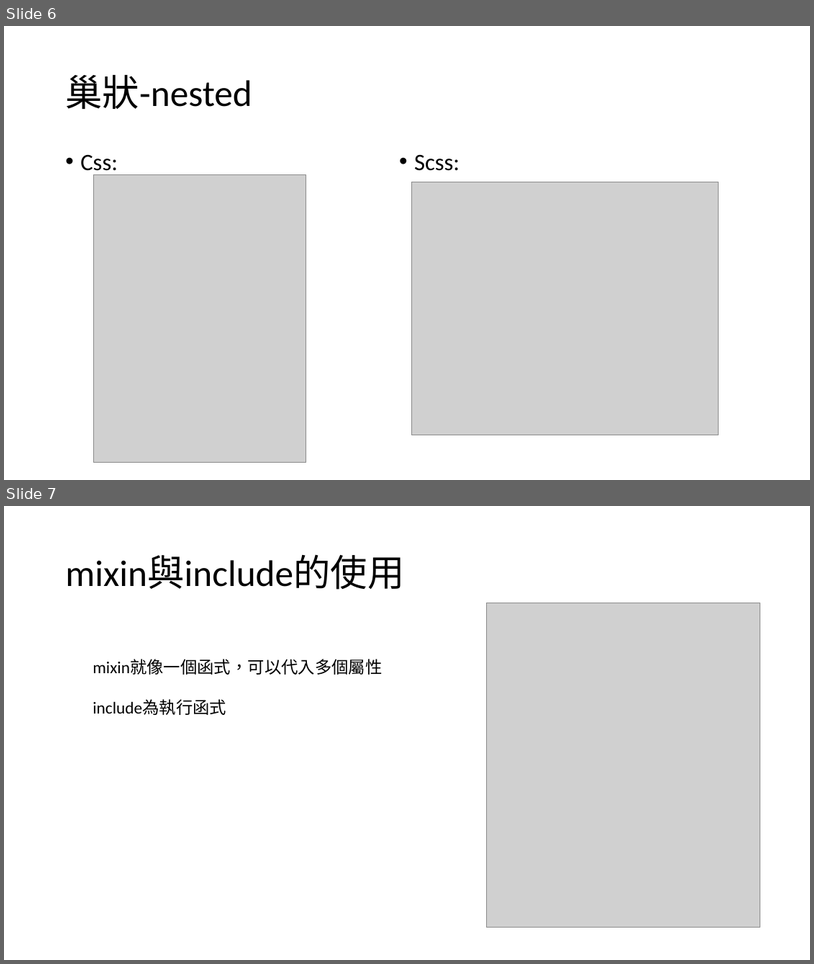
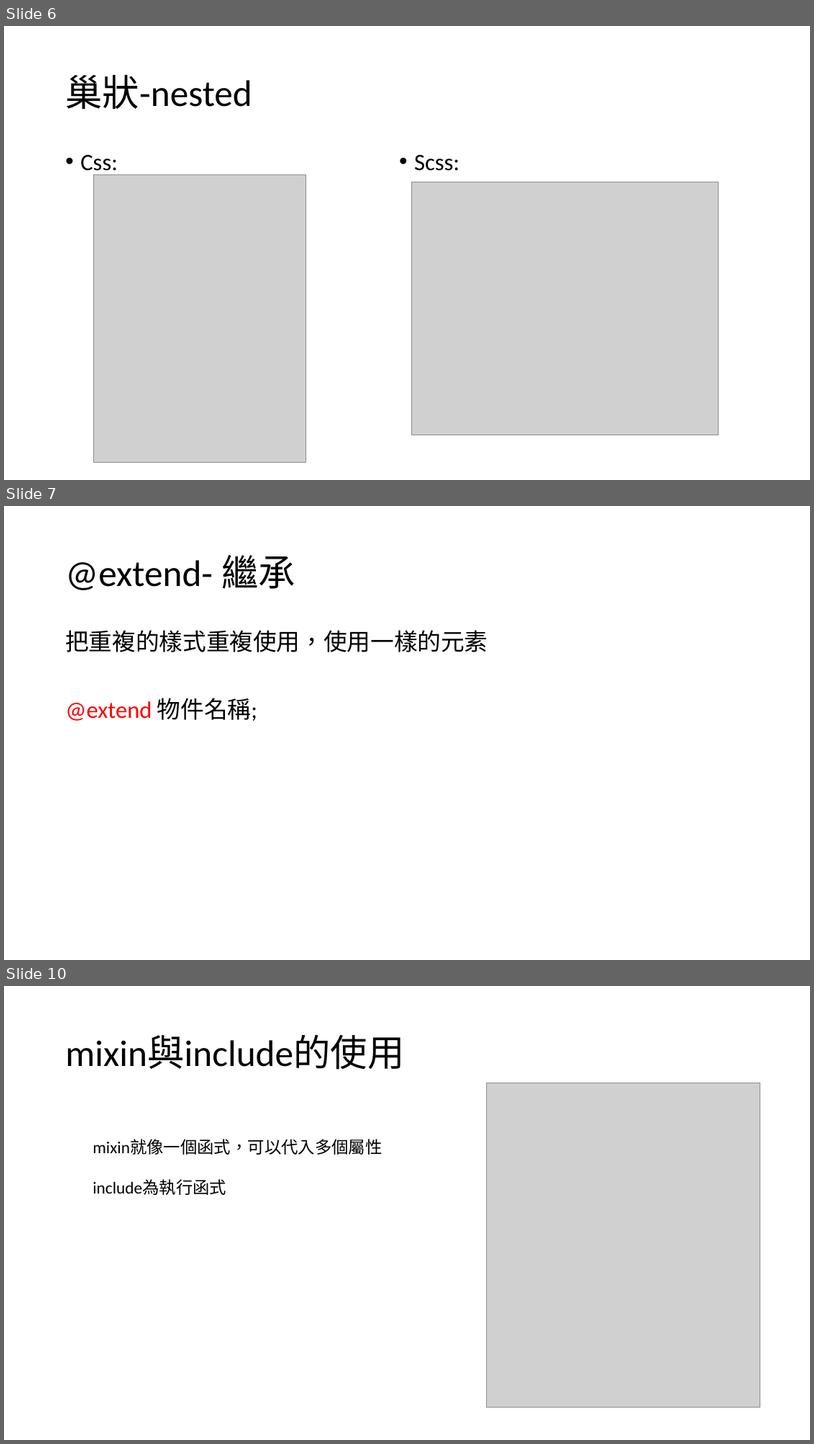
Before and after one commit to choco2001/ppt, a slide deck: sass.pptx. Shown one above the other, each under a label of ours: slides 6 and 7 before the commit, slides 6, 7 and 10 after it; the slides between them are not shown. The pictures are 814x964 and 814x1444 pixels, drawn with LibreOffice and Linux fonts; fonts in the diff are those of the drawing; grey boxes stand for pictures. Boxes give left, top, right and bottom in pixels: in the first picture for what was removed or moved away, otherwise in the second. Text is boxed around its words. In the diff, an @@ line names an element or a change of style, - is before the commit and + after.

```diff
--- a/sass.pptx
+++ b/sass.pptx
@@ slide 7 added at (x1=4, y1=506, x2=810, y2=960), background #FFFFFF @@
@@ title added at (x1=65, y1=555, x2=296, y2=590), 44 pt, text #000000 @@
+@extend- 繼承
@@ text added at (x1=65, y1=630, x2=488, y2=721), 28 pt, text #000000 @@
+把重複的樣式重複使用，使用一樣的元素
+@extend 物件名稱;
@@ what was slide 7 is now slide 10 @@
```
Also in this commit, not shown: 2 other slides added.
